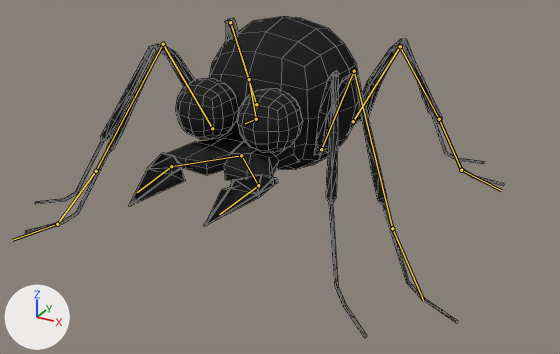
Before and after pictures for a commit that changed the Blender file assets/actors/ant.blend.
Before and after are seen from a 50 mm camera at (3.62, -6.27, 3.57) aimed at (0.1, 0.14, 0.36). Every picture has the same lights, and +X, +Y and +Z are marked at lower left. The first picture is the older version. Both versions are drawn at frame 1 of the action 'walk'; the numbers are the values there. The bones that change, and the others that lie on the model, are drawn over the model as lines. Mesh edges are drawn as thin lines.
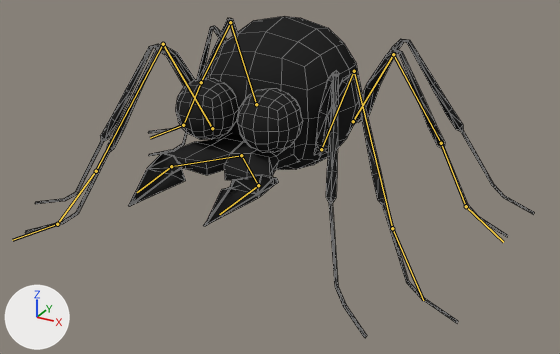
Pixel boxes [x1, y1, x2, y2] of what changed, in the pictures (560 x 354 px):
'Ant', posed (6% wider)
    before: [25, 18, 504, 338]
    after: [25, 18, 535, 338]
bone 'Bone.015', root to tip
    before: (353, 121) to (400, 46)
    after: (353, 121) to (393, 54)
bone 'Bone.024', root to tip
    before: (230, 22) to (249, 79)
    after: (230, 22) to (201, 82)

What the commit changed:
Bone 'Bone.015' (bone_bone_015) turns from (4, -24, -11) to (17, -52, -35) degrees about its own x, y and z.
Bone 'Bone.024' (bone_bone_024) turns from (0, 0, 0) to (-19, -40, 42) degrees about its own x, y and z.
